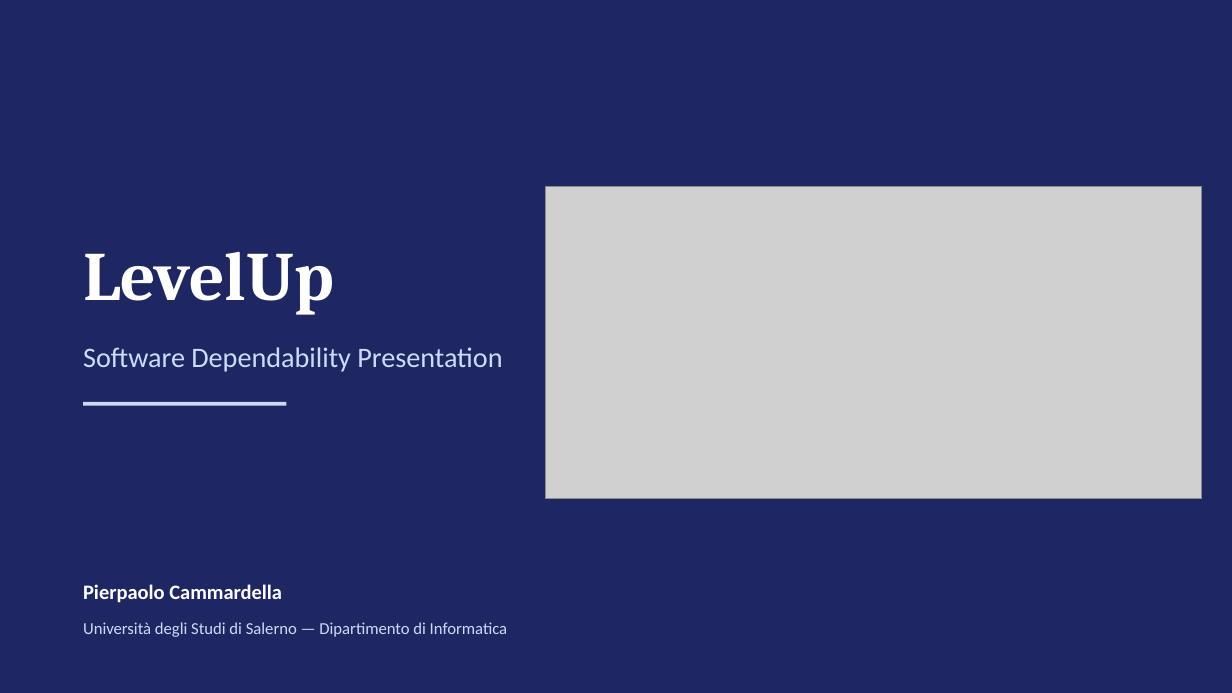
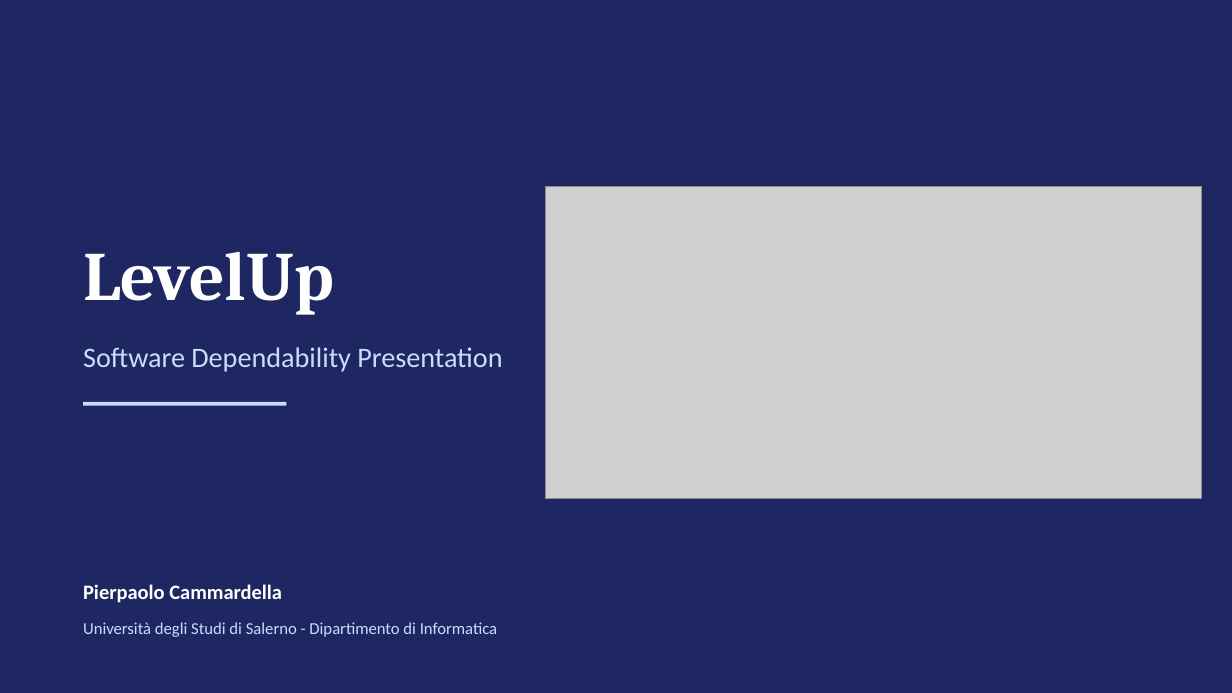
Before and after one commit to Pierbit/LevelUpProjectSD, a slide deck: slide 1 of LevelUp_SD_Presentation.pptx. Drawn at 1232x693 pixels with LibreOffice and Linux fonts; fonts in the diff are those of the drawing; grey boxes stand for pictures. Boxes give left, top, right and bottom in pixels: in the first picture for what was removed or moved away, otherwise in the second. Text is boxed around its words. In the diff, an @@ line names an element or a change of style, - is before the commit and + after.

```diff
--- a/LevelUp_SD_Presentation.pptx
+++ b/LevelUp_SD_Presentation.pptx
@@ text at [83, 622, 497, 637]: text changed @@
-Università degli Studi di Salerno — Dipartimento di Informatica
+Università degli Studi di Salerno - Dipartimento di Informatica
```
Also in this commit, not shown: 12 other slides changed.
